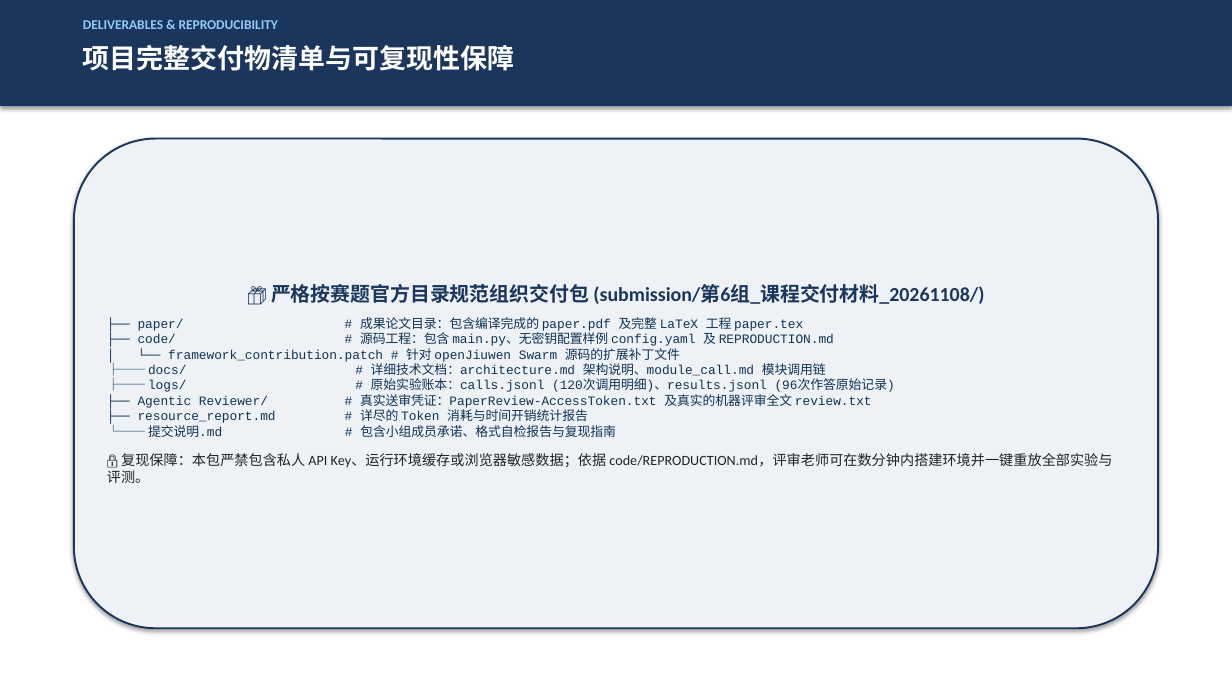
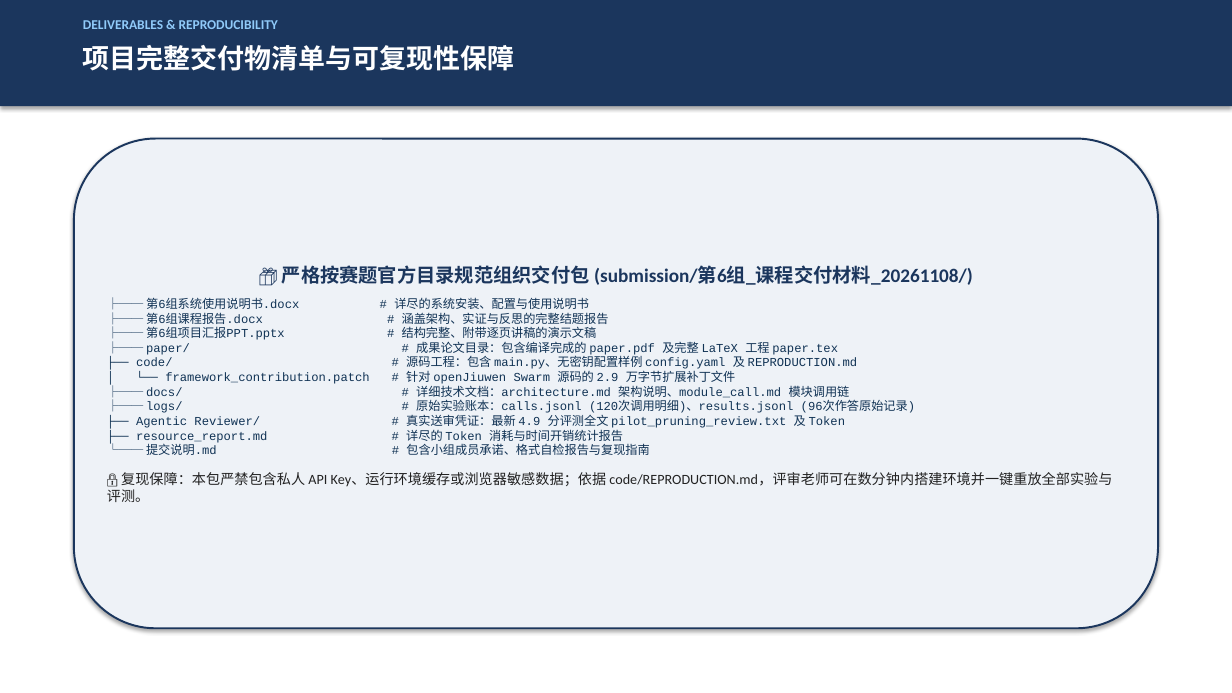
Before and after one commit to MieSheeeep/JiuwenSwarmPaperAgent, a slide deck: slide 14 of docs/第6组项目汇报PPT_终版.pptx. Drawn at 1232x693 pixels with LibreOffice and Linux fonts; fonts in the diff are those of the drawing. Boxes give left, top, right and bottom in pixels: in the first picture for what was removed or moved away, otherwise in the second. Text is boxed around its words. In the diff, an @@ line names an element or a change of style, - is before the commit and + after.

```diff
--- a/docs/第6组项目汇报PPT_终版.pptx
+++ b/docs/第6组项目汇报PPT_终版.pptx
@@ text in rounded rectangle at [282, 265, 973, 285]: size 15.5 to 15 pt in "📦 严格按赛题官方目录规范组织交付包 (submission/第6组_课程交付材料_20261108/)" @@
@@ text in rounded rectangle at [136, 298, 915, 455]: text changed; size 10 to 9.5 pt @@
-├── paper/ # 成果论文目录：包含编译完成的 paper.pdf 及完整 LaTeX 工程 paper.tex
-├── code/ # 源码工程：包含 main.py、无密钥配置样例 config.yaml 及 REPRODUCTION.md
-│ └── framework_contribution.patch # 针对 openJiuwen Swarm 源码的扩展补丁文件
-├── docs/ # 详细技术文档：architecture.md 架构说明、module_call.md 模块调用链
-├── logs/ # 原始实验账本：calls.jsonl (120次调用明细)、results.jsonl (96次作答原始记录)
-├── Agentic Reviewer/ # 真实送审凭证：PaperReview-AccessToken.txt 及真实的机器评审全文 review.txt
-├── resource_report.md # 详尽的 Token 消耗与时间开销统计报告
-└── 提交说明.md # 包含小组成员承诺、格式自检报告与复现指南
+├── 第6组系统使用说明书.docx # 详尽的系统安装、配置与使用说明书
+├── 第6组课程报告.docx # 涵盖架构、实证与反思的完整结题报告
+├── 第6组项目汇报PPT.pptx # 结构完整、附带逐页讲稿的演示文稿
+├── paper/ # 成果论文目录：包含编译完成的 paper.pdf 及完整 LaTeX 工程 paper.tex
+├── code/ # 源码工程：包含 main.py、无密钥配置样例 config.yaml 及 REPRODUCTION.md
+│ └── framework_contribution.patch # 针对 openJiuwen Swarm 源码的 2.9 万字节扩展补丁文件
+├── docs/ # 详细技术文档：architecture.md 架构说明、module_call.md 模块调用链
+├── logs/ # 原始实验账本：calls.jsonl (120次调用明细)、results.jsonl (96次作答原始记录)
+├── Agentic Reviewer/ # 真实送审凭证：最新 4.9 分评测全文 pilot_pruning_review.txt 及 Token
+├── resource_report.md # 详尽的 Token 消耗与时间开销统计报告
+└── 提交说明.md # 包含小组成员承诺、格式自检报告与复现指南
```
Also in this commit, not shown: 12 other slides changed, 3 slides added, 3 slides removed, 3 other files.
